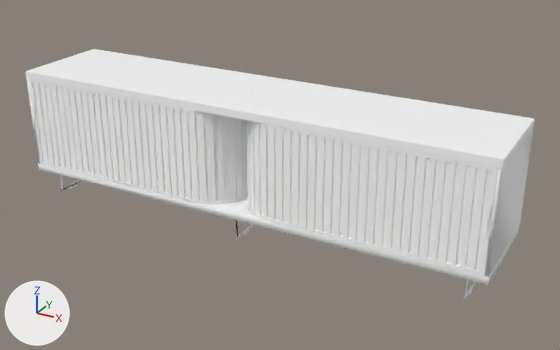
A saved change to the glTF model public/media/furniture/sideboard.glb.
Camera for both pictures: a camera (50 mm lens) standing at (1.78, -3.0, 1.79) and looking at (0.11, 0.04, 0.27). The axes (+X, +Y, +Z) are drawn at lower left. The lights are the same throughout. The picture after the commit comes second. Where no turn or scale is listed for an object, it has been applied to the vertices. Vertices at exactly the same position are counted once.

The older version as bpy lines, for what is in view:
```python
me_modern_wooden_cabinet_body = bpy.data.meshes.new('modern_wooden_cabinet_body')
me_modern_wooden_cabinet_body.from_pydata(...)  # 1475 vertices, 2651 faces; spans x -1.22..1.22, y -0.26..0.26, z -0.34..0.34
me_modern_wooden_cabinet_body.materials.append(mat_oak)  # white #ffffff
me_modern_wooden_cabinet_door_l = bpy.data.meshes.new('modern_wooden_cabinet_door_l')
me_modern_wooden_cabinet_door_l.from_pydata(...)  # 3418 vertices, 6396 faces; spans x -1.2..1.2, y -0.18..0.18, z -0.24..0.24
me_modern_wooden_cabinet_door_l.materials.append(mat_oak)  # white #ffffff
ob_modern_wooden_cabinet_body_001 = bpy.data.objects.new('modern_wooden_cabinet_body.001', me_modern_wooden_cabinet_body)
ob_modern_wooden_cabinet_body_001.location = (0.0, 0.01, 0.34)
ob_modern_wooden_cabinet_door_l = bpy.data.objects.new('modern_wooden_cabinet_door_l', me_modern_wooden_cabinet_door_l)
ob_modern_wooden_cabinet_door_l.location = (0.0, -0.074, 0.402)
```
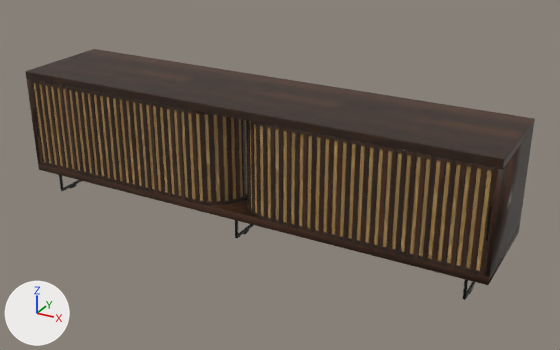
Patch to the scene script:
```diff
--- a/public/media/furniture/sideboard.glb.py
+++ b/public/media/furniture/sideboard.glb.py
@@ img_modern_wooden_cabinet_diff @@
+img_modern_wooden_cabinet_diff = load_image('modern_wooden_cabinet_diff', '_unpacked/modern_wooden_cabinet_diff', 1024, 1024, 'sRGB')
@@ img_modern_wooden_cabinet_rough @@
+img_modern_wooden_cabinet_rough = load_image('modern_wooden_cabinet_rough', '_unpacked/modern_wooden_cabinet_rough', 1024, 1024, 'Non-Color')
@@ img_modern_wooden_cabinet_nor_gl @@
+img_modern_wooden_cabinet_nor_gl = load_image('modern_wooden_cabinet_nor_gl', '_unpacked/modern_wooden_cabinet_nor_gl', 1024, 1024, 'Non-Color')
@@ mat_modern_wooden_cabinet @@
+mat_modern_wooden_cabinet = bpy.data.materials.new('modern_wooden_cabinet')
+# uses the picture img_modern_wooden_cabinet_diff
+# uses the picture img_modern_wooden_cabinet_nor_gl
+# uses the picture img_modern_wooden_cabinet_rough
@@ me_modern_wooden_cabinet_body @@
 # used by ob_modern_wooden_cabinet_body_001
-me_modern_wooden_cabinet_body.from_pydata(...)  # 1475 vertices, 2651 faces; spans x -1.22..1.22, y -0.26..0.26, z -0.34..0.34
+me_modern_wooden_cabinet_body.from_pydata(...)  # 2553 vertices, 4812 faces; spans x -1.22..1.22, y -0.26..0.26, z -0.34..0.34
+# me_modern_wooden_cabinet_body part 1: 6 vertices moved within x -0.14..0.16, y -0.21..0.23, z -0.17..0.06; 109 vertices removed from x -1.12..1.12, y -0.25..0.24, z -0.34..0.3; 1179 vertices added at x -1.22..1.22, y -0.26..0.26, z -0.33..0.3
+# me_modern_wooden_cabinet_body part 2: 8 vertices added at x -1.22..1.22, y -0.26..0.26, z 0.3..0.34
+# me_modern_wooden_cabinet_body part 3: 848 faces spanning x -1.22..1.22, y -0.26..0.26, z -0.34..0.34 switch from mat_oak (white #ffffff) to mat_modern_wooden_cabinet
@@ me_modern_wooden_cabinet_door_l @@
 # used by ob_modern_wooden_cabinet_door_l
-me_modern_wooden_cabinet_door_l.from_pydata(...)  # 3418 vertices, 6396 faces; spans x -1.2..1.2, y -0.18..0.18, z -0.24..0.24
+me_modern_wooden_cabinet_door_l.from_pydata(...)  # 3464 vertices, 6488 faces; spans x -1.2..1.2, y -0.18..0.18, z -0.24..0.24
+# me_modern_wooden_cabinet_door_l part 4
+# 2 vertices are removed from x -1.2..1.18, y -0.18, z -0.08..-0.07
+# 55 faces are deleted
+# 10 vertices move within x -1.19..1.19, y -0.18..-0.16, z -0.08..0.08
+# 48 vertices are added at x -1.2..1.19, y -0.18..-0.16, z -0.08..0.08
+# 147 new faces join them
+# me_modern_wooden_cabinet_door_l part 5: 6341 faces spanning x -1.2..1.2, y -0.18..0.18, z -0.24..0.24 switch from mat_oak (white #ffffff) to mat_modern_wooden_cabinet
```

What differs and where, as boxes (x1, y1, x2, y2) in the pictures (560 x 350 px):
'modern_wooden_cabinet_body.001', reshaped
    before: (26, 49, 535, 300)
    after: (25, 49, 535, 300)
part 1 of me_modern_wooden_cabinet_body, built on
    before: (60, 121, 476, 300)
    after: (29, 79, 520, 300)
part 2 of me_modern_wooden_cabinet_body, added
    after: (25, 71, 534, 169)
part 3 of me_modern_wooden_cabinet_body, recoloured (white to brown)
    both: (26, 49, 535, 294)
part 4 of me_modern_wooden_cabinet_door_l, cut back
    both: (30, 80, 497, 277)
part 5 of me_modern_wooden_cabinet_door_l, recoloured (white to brown)
    both: (32, 81, 498, 274)
